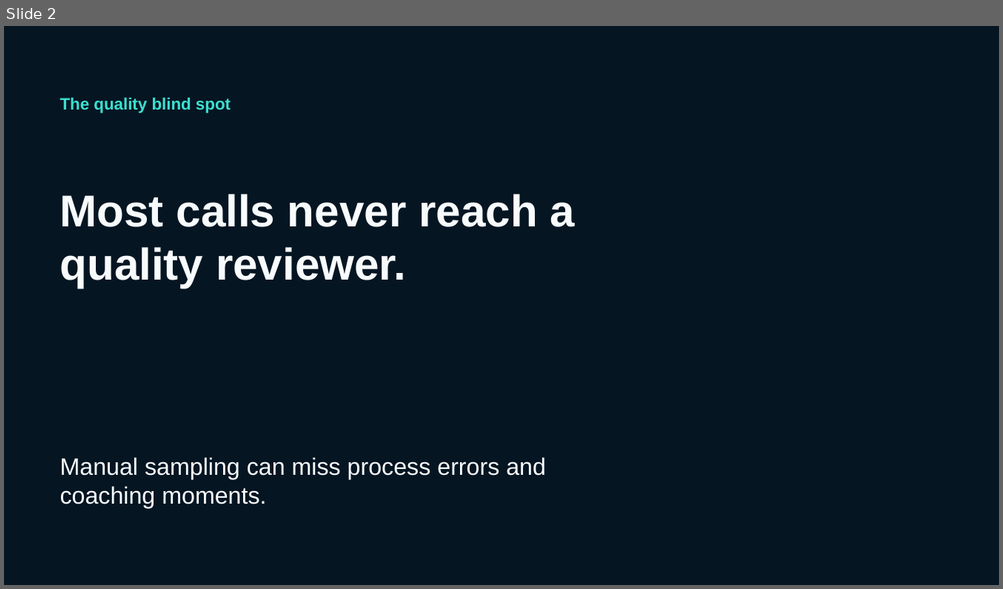
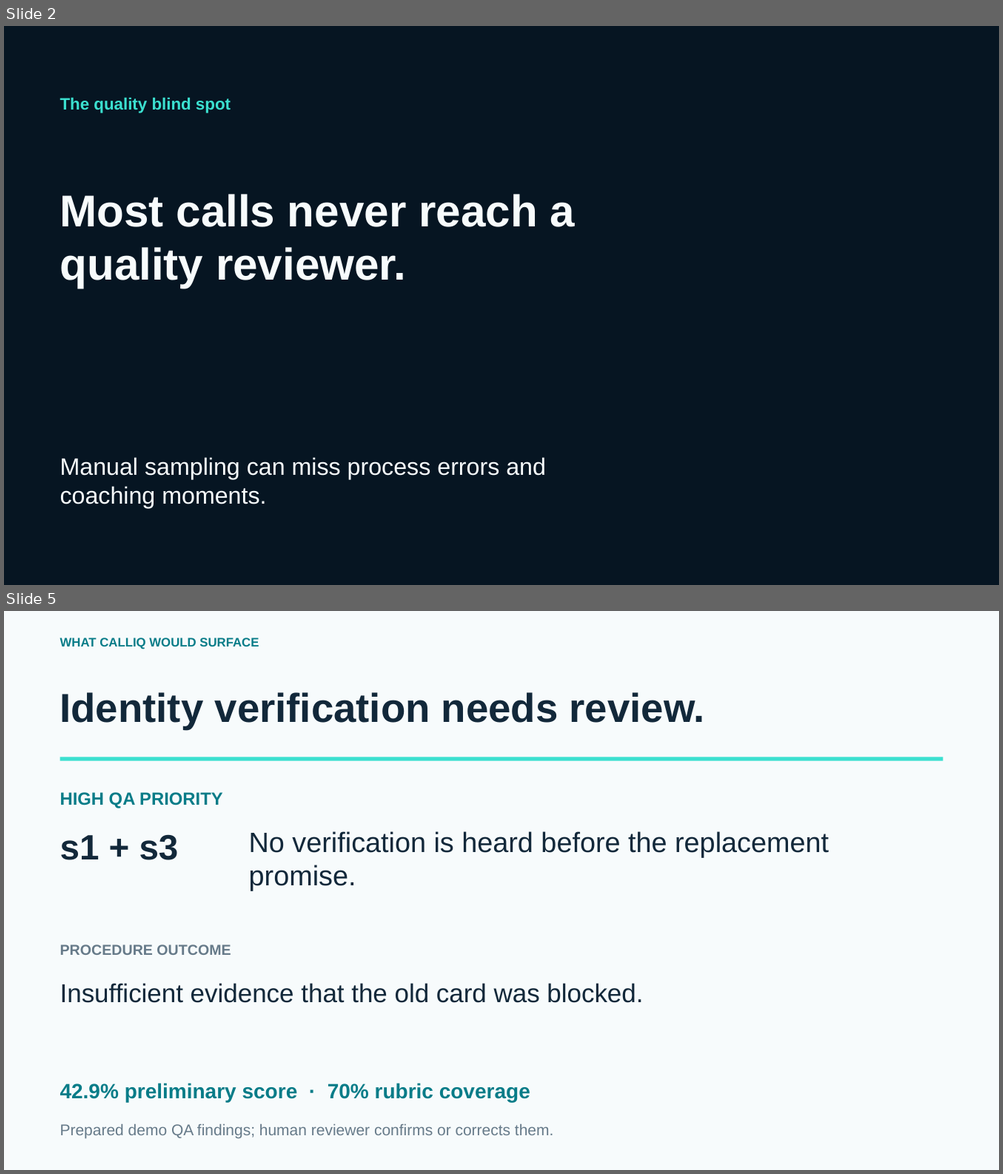
Before and after one commit to XTEP63/calliq-ai, a slide deck: presentation/output/CallIQ-innovation-demo.pptx. Shown one above the other, each under a label of ours: slide 2 before the commit, slides 2 and 5 after it; the slides between them are not shown. The pictures are 1003x589 and 1003x1174 pixels, drawn with LibreOffice and Linux fonts; fonts in the diff are those of the drawing; background and template pictures are left out. Boxes give left, top, right and bottom in pixels: in the first picture for what was removed or moved away, otherwise in the second. Text is boxed around its words. In the diff, an @@ line names an element or a change of style, - is before the commit and + after.

```diff
--- a/presentation/output/CallIQ-innovation-demo.pptx
+++ b/presentation/output/CallIQ-innovation-demo.pptx
@@ slide 5 added at bbox=[4, 611, 999, 1170], background #F7FBFC @@
@@ text added at bbox=[60, 638, 259, 649], 12 pt, text #087C88, bold @@
+WHAT CALLIQ WOULD SURFACE
@@ text added at bbox=[60, 692, 705, 730], 39 pt, text #12283A, bold @@
+Identity verification needs review.
@@ rectangle added at bbox=[60, 758, 942, 761], fill #3BE0D0 @@
@@ text added at bbox=[60, 792, 222, 809], 17 pt, text #087C88, bold @@
+HIGH QA PRIORITY
@@ text added at bbox=[249, 832, 828, 891], 27 pt, text #12283A @@
+No verification is heard before the replacement promise.
@@ text added at bbox=[60, 834, 179, 860], 34 pt, text #12283A, bold @@
+s1 + s3
@@ text added at bbox=[60, 945, 230, 955], 14 pt, text #667A89, bold @@
+PROCEDURE OUTCOME
@@ text added at bbox=[60, 983, 643, 1003], 25 pt, text #12283A @@
+Insufficient evidence that the old card was blocked.
@@ text added at bbox=[60, 1083, 530, 1102], 20 pt, text #087C88, bold @@
+42.9% preliminary score · 70% rubric coverage
@@ text added at bbox=[60, 1125, 553, 1139], 15 pt, text #667A89 @@
+Prepared demo QA findings; human reviewer confirms or corrects them.
```
Also in this commit, not shown: 2 slides changed, 7 other slides added, 8 slides removed, 5 other files.
